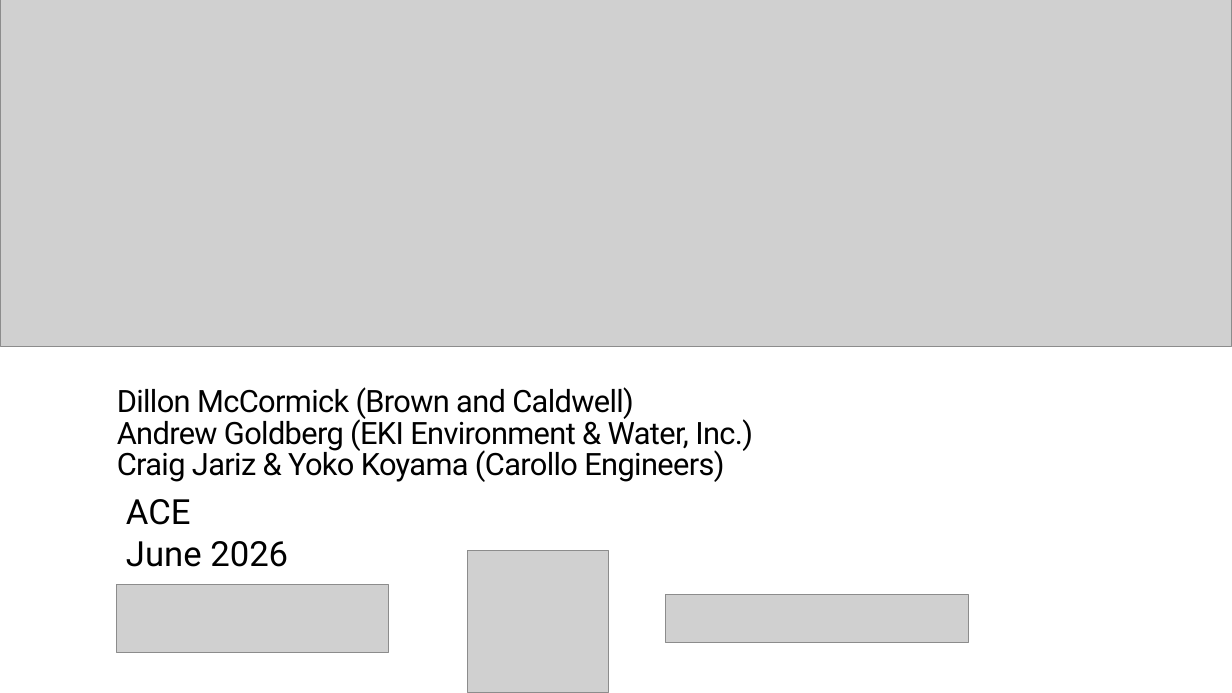
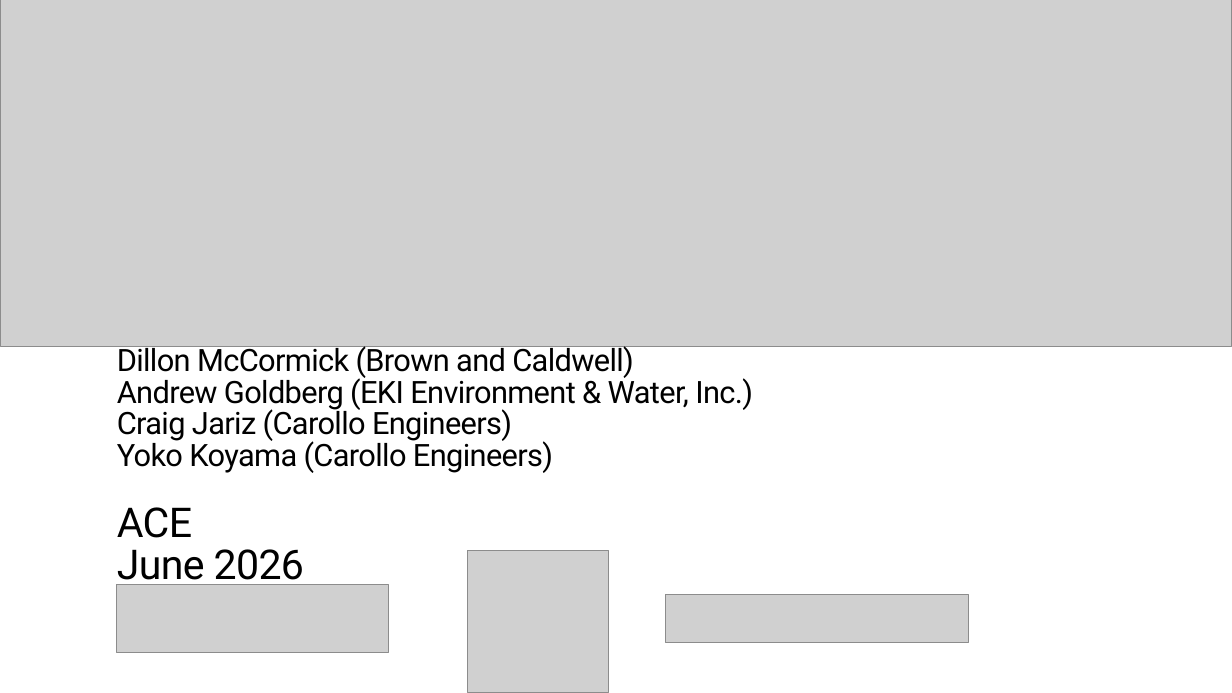
Before and after one commit to andrewenvironmental/ace26-genai, a slide deck: slide 1 of ACE26_Goldberg_McCormick_Koyama_Jariz.pptx. Drawn at 1232x693 pixels with LibreOffice and Linux fonts; fonts in the diff are those of the drawing; grey boxes stand for pictures. Boxes give left, top, right and bottom in pixels: in the first picture for what was removed or moved away, otherwise in the second. Text is boxed around its words. In the diff, an @@ line names an element or a change of style, - is before the commit and + after.

```diff
--- a/ACE26_Goldberg_McCormick_Koyama_Jariz.pptx
+++ b/ACE26_Goldberg_McCormick_Koyama_Jariz.pptx
@@ title at (117,344,753,589): text changed @@
-Dillon McCormick (Brown and Caldwell)
-Andrew Goldberg (EKI Environment & Water, Inc.)
-Craig Jariz & Yoko Koyama (Carollo Engineers)
+Dillon McCormick (Brown and Caldwell)
+Andrew Goldberg (EKI Environment & Water, Inc.)
+Craig Jariz (Carollo Engineers)
+Yoko Koyama (Carollo Engineers)
+ACE
+June 2026
@@ text removed at (126,499,288,567) @@
-ACE
-June 2026
```
Also in this commit, not shown: 5 other slides changed, 3 slides removed, 4 other files.
